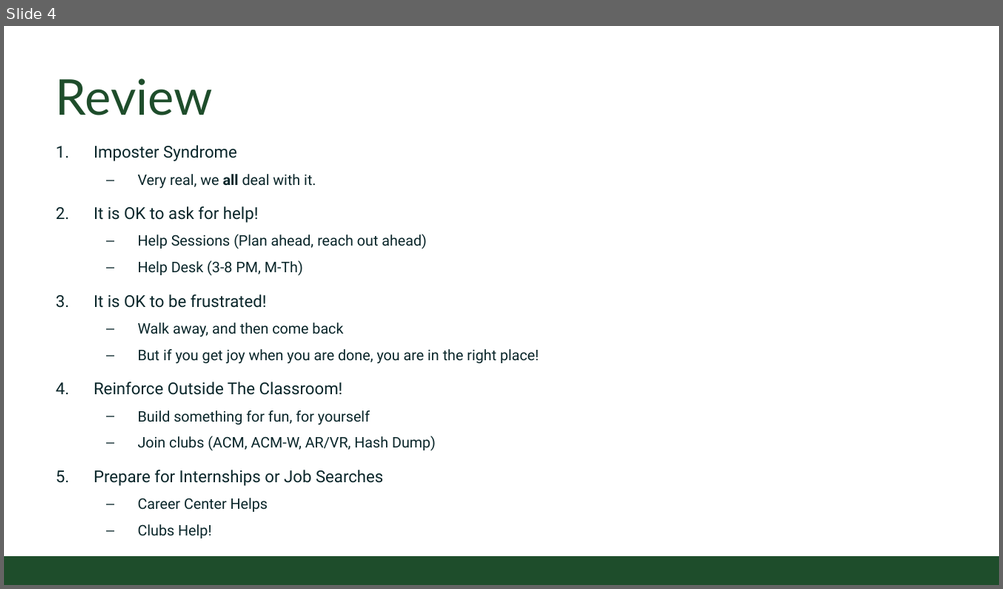
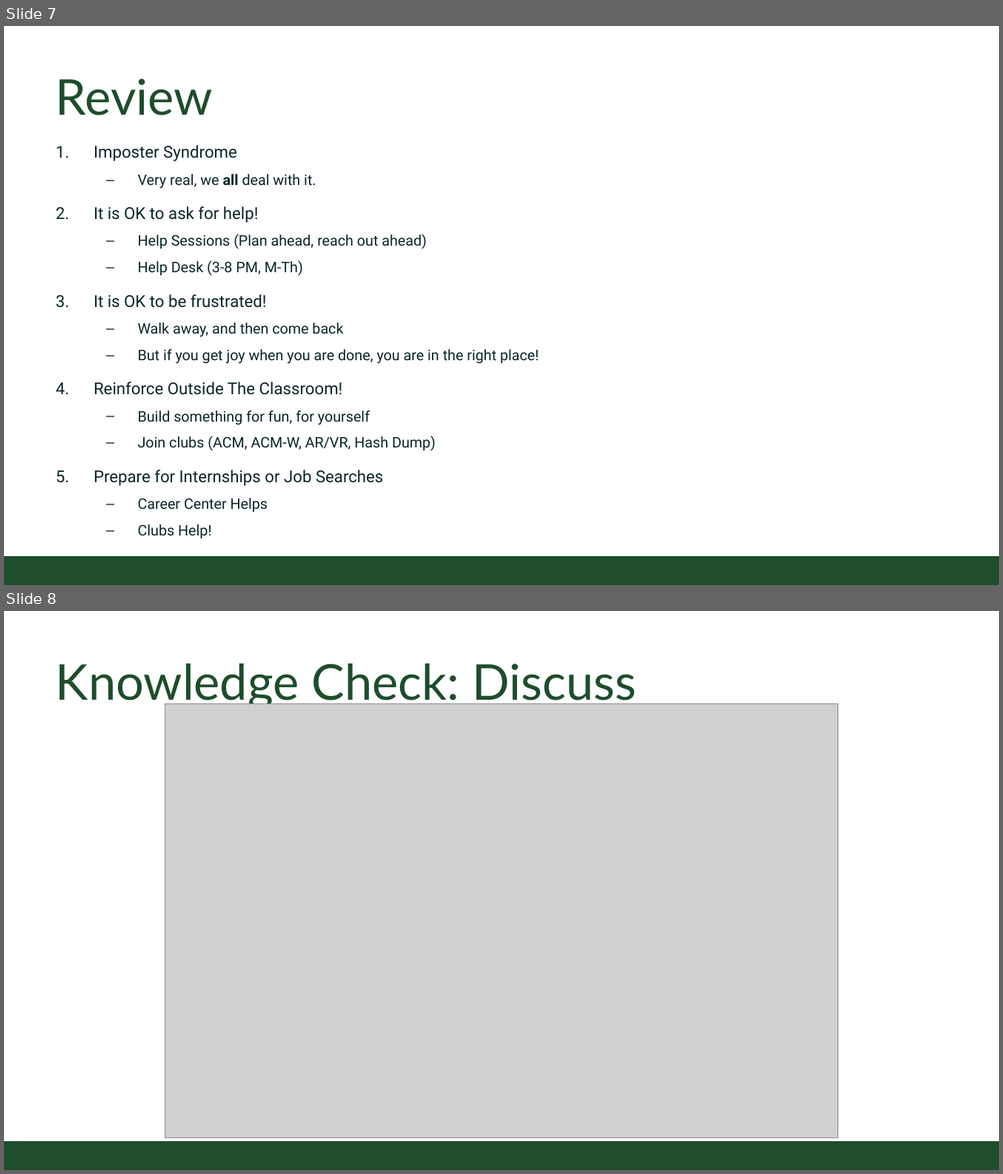
Before and after one commit to CSU-CS150/handouts, a slide deck: helpsessions/week3/week3_methods_testing.pptx. Shown one above the other, each under a label of ours: slide 4 before the commit, slides 7 and 8 after it. The pictures are 1003x589 and 1003x1174 pixels, drawn with LibreOffice and Linux fonts; fonts in the diff are those of the drawing; grey boxes stand for pictures; background and template pictures are left out. Boxes give left, top, right and bottom in pixels: in the first picture for what was removed or moved away, otherwise in the second. Text is boxed around its words. In the diff, an @@ line names an element or a change of style, - is before the commit and + after.

```diff
--- a/helpsessions/week3/week3_methods_testing.pptx
+++ b/helpsessions/week3/week3_methods_testing.pptx
@@ slide 8 added at box(4, 611, 999, 1170), background #FFFFFF; not listed: 1 template element that a slide beside it also shows @@
@@ title added at box(56, 664, 636, 709), 54 pt, text #1E4D2B @@
+Knowledge Check: Discuss
@@ picture added at box(165, 703, 838, 1138) @@
@@ what was slide 4 is now slide 7 @@
```
Also in this commit, not shown: 2 slides changed, 3 other slides added.
